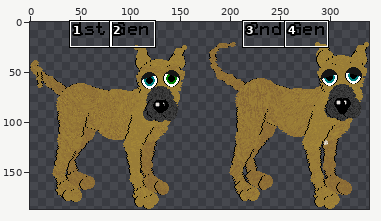
Edited in one commit: sprite sheet (assets/guides/breed-profiles/dogz/great-dane/great-dane-2nd-gen.png). Above: a wide view before the commit, with the close-up outlined.
Close-up. Earlier state:
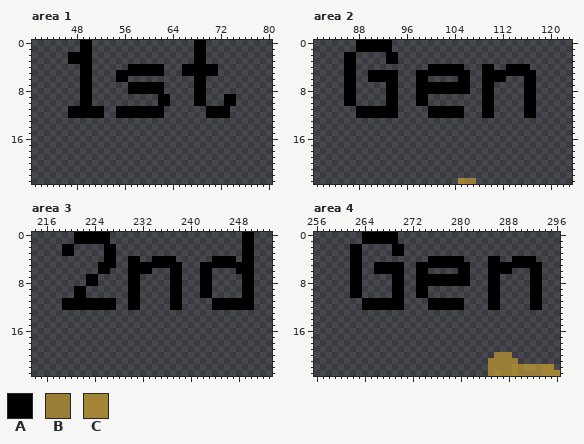
The file is 339x187 pixels. Colours within 5 levels of each other are drawn and written as one. Shown: area 1: x 41..80, y 0..23; area 2: x 81..123, y 0..23; area 3: x 214..253, y 0..23; area 4: x 256..296, y 0..23.
Palette (. is transparent): A #000000  B #9a7d37  C #a28537
Pixels before, area 1, first column x 47:
 0 ..AA.................AA.....
 1 ..AA.................AA.....
 2 AAAA.................AA.....
 3 AAAA.................AA.....
 4 ..AA......AAAAAA...AAAAAA...
 5 ..AA....AAAAAAAA...AAAAAA...
 6 ..AA....AA...........AA.....
 7 ..AA......AAAAAA.....AA.....
 8 ..AA......AAAAAA.....AA.....
 9 ..AA...........AA....AA...AA
10 ..AA...........AA....AA...AA
11 AAAAAA..AAAAAAAA.......AAAA.
12 AAAAAA..AAAAAAAA.......AAAA.
Pixels before, area 2, first column x 86:
 0 ..AAAAAA........................
 1 ..AAAAAA........................
 2 AA.....AA.......................
 3 AA.....AA.......................
 4 AA............AAAAAA...AA..AAAA.
 5 AA..AAAAA...AAAAAAAAA..AAAAAAAAA
 6 AA..AAAAA...AA.....AA..AAAA...AA
 7 AA.....AA...AAAAAAAAA..AA.....AA
 8 AA.....AA...AAAAAAAAA..AA.....AA
 9 AA.....AA...AA.........AA.....AA
10 AA.....AA...AA.........AA.....AA
11 ..AAAAAAA.....AAAAAA...AA.....AA
12 ..AAAAAAA.....AAAAAA...AA.....AA
13 ................................
14 ................................
15 ................................
16 ................................
17 ................................
18 ................................
19 ................................
20 ................................
21 ................................
22 ................................
23 ...................CBB..........
Pixels before, area 3, first column x 219:
 0 ..AAAAAA......................AA
 1 ..AAAAAA......................AA
 2 AA.....AA.....................AA
 3 AA.....AA.....................AA
 4 .......AA..AA..AAAA......AAAA.AA
 5 ......AAA..AAAAAAAAA...AAAAAAAAA
 6 ......AA...AAAA...AA...AA....AAA
 7 ....AA.....AA.....AA...AA.....AA
 8 ....AA.....AA.....AA...AA.....AA
 9 ..AA.......AA.....AA...AA.....AA
10 ..AA.......AA.....AA...AA.....AA
11 AAAAAAAAA..AA.....AA.....AAAAAAA
12 AAAAAAAAA..AA.....AA.....AAAAAAA
Pixels before, area 4, first column x 262:
 0 ..AAAAAA...........................
 1 ..AAAAAA...........................
 2 AA.....AA..........................
 3 AA.....AA..........................
 4 AA...........AAAAAA....AA..AAAA....
 5 AA..AAAAA..AAAAAAAAA...AAAAAAAAA...
 6 AA..AAAAA..AA.....AA...AAAA...AA...
 7 AA.....AA..AAAAAAAAA...AA.....AA...
 8 AA.....AA..AAAAAAAAA...AA.....AA...
 9 AA.....AA..AA..........AA.....AA...
10 AA.....AA..AA..........AA.....AA...
11 ..AAAAAAA....AAAAAA....AA.....AA...
12 ..AAAAAAA....AAAAAA....AA.....AA...
13 ...................................
14 ...................................
15 ...................................
16 ...................................
17 ...................................
18 ...................................
19 ...................................
20 ........................BBB........
21 .......................BBBBB.......
22 .......................BBBBCBCCBCC.
23 .......................BCBBCBBBBCCC
The result:
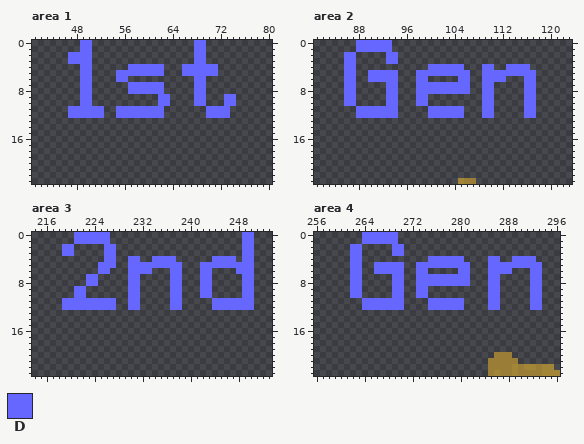
Colours new in this view: D #6667ff
What changed:
Changed rows in their new state; - is an unchanged pixel.
Area 1:
first column x 47:
 0 --DD-----------------DD-----
 1 --DD-----------------DD-----
 2 DDDD-----------------DD-----
 3 DDDD-----------------DD-----
 4 --DD------DDDDDD---DDDDDD---
 5 --DD----DDDDDDDD---DDDDDD---
 6 --DD----DD-----------DD-----
 7 --DD------DDDDDD-----DD-----
 8 --DD------DDDDDD-----DD-----
 9 --DD-----------DD----DD---DD
10 --DD-----------DD----DD---DD
11 DDDDDD--DDDDDDDD-------DDDD-
12 DDDDDD--DDDDDDDD-------DDDD-
Area 2:
first column x 86:
 0 --DDDDDD------------------------
 1 --DDDDDD------------------------
 2 DD-----DD-----------------------
 3 DD-----DD-----------------------
 4 DD------------DDDDDD---DD--DDDD-
 5 DD--DDDDD---DDDDDDDDD--DDDDDDDDD
 6 DD--DDDDD---DD-----DD--DDDD---DD
 7 DD-----DD---DDDDDDDDD--DD-----DD
 8 DD-----DD---DDDDDDDDD--DD-----DD
 9 DD-----DD---DD---------DD-----DD
10 DD-----DD---DD---------DD-----DD
11 --DDDDDDD-----DDDDDD---DD-----DD
12 --DDDDDDD-----DDDDDD---DD-----DD
Area 3:
first column x 219:
 0 --DDDDDD----------------------DD
 1 --DDDDDD----------------------DD
 2 DD-----DD---------------------DD
 3 DD-----DD---------------------DD
 4 -------DD--DD--DDDD------DDDD-DD
 5 ------DDD--DDDDDDDDD---DDDDDDDDD
 6 ------DD---DDDD---DD---DD----DDD
 7 ----DD-----DD-----DD---DD-----DD
 8 ----DD-----DD-----DD---DD-----DD
 9 --DD-------DD-----DD---DD-----DD
10 --DD-------DD-----DD---DD-----DD
11 DDDDDDDDD--DD-----DD-----DDDDDDD
12 DDDDDDDDD--DD-----DD-----DDDDDDD
Area 4:
first column x 262:
 0 --DDDDDD------------------------
 1 --DDDDDD------------------------
 2 DD-----DD-----------------------
 3 DD-----DD-----------------------
 4 DD-----------DDDDDD----DD--DDDD-
 5 DD--DDDDD--DDDDDDDDD---DDDDDDDDD
 6 DD--DDDDD--DD-----DD---DDDD---DD
 7 DD-----DD--DDDDDDDDD---DD-----DD
 8 DD-----DD--DDDDDDDDD---DD-----DD
 9 DD-----DD--DD----------DD-----DD
10 DD-----DD--DD----------DD-----DD
11 --DDDDDDD----DDDDDD----DD-----DD
12 --DDDDDDD----DDDDDD----DD-----DD
